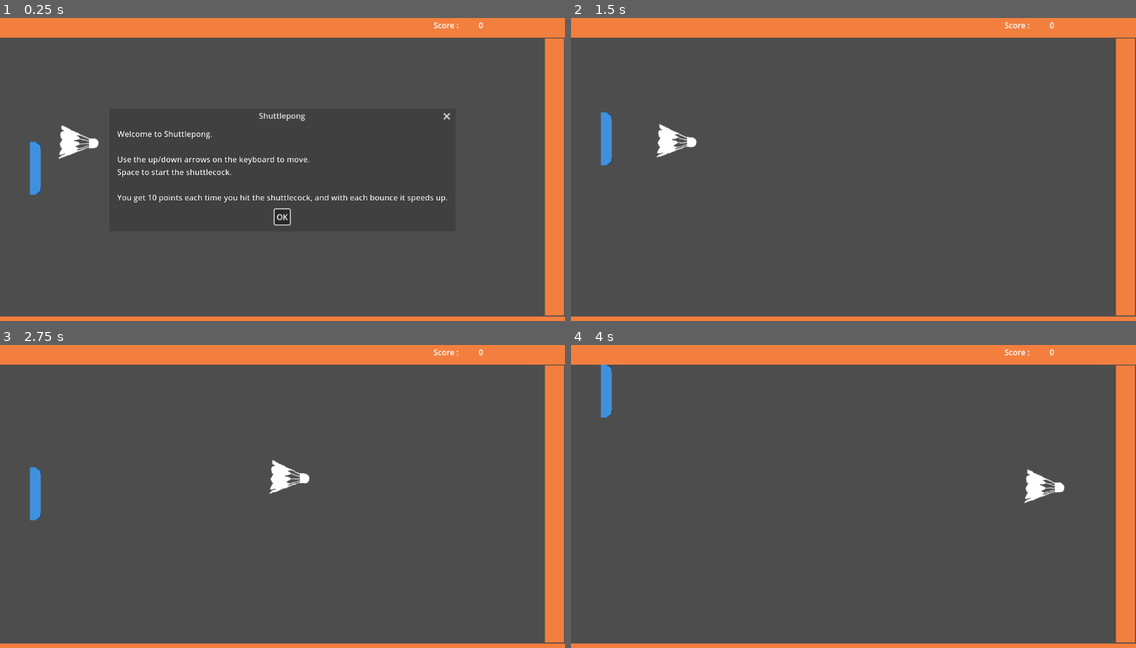
Above: before the commit, frames 1-4 (two rows, left to right).
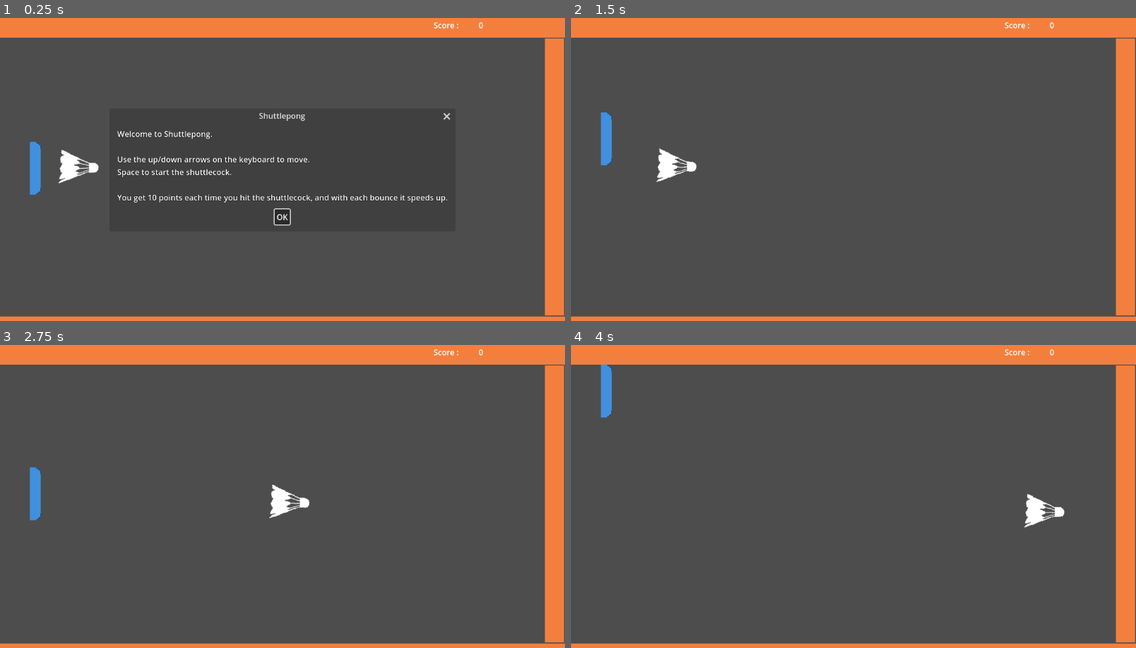
Above: after the commit, the same moments.

Repository: binghamkl/shuttlecock
Game: Godot game, scene res://shuttlecock.tscn
Same seed, same stepped clock (60 frames per second), same inputs: the game is played once before the commit and once after it.
Inputs:
- Up to frame 1 (0.25 s): no input
- Up to frame 2 (1.5 s): click "OK" at 0.5 s; tap Enter at 1.25 s; hold Up (up) from 1.28 s (still down); hold Space (start) from 1.28 s (still down)
- Up to frame 3 (2.75 s): release Up (up) at 2.03 s; release Space (start) at 2.03 s; hold Down (down) from 2.03 s (still down); tap Space (start) at 2.1 s
- Up to frame 4 (4 s): release Down (down) at 2.78 s; hold Space (start) 2.78-3.53 s; hold Up (up) from 2.78 s (still down); tap Space (start) at 3.6 s

The runs differ from the first frame. In frame 1, 0.7% of the frame differs, in the area x 10-18%, y 35-55%; in frame 2, 0.7%; in frame 3, 0.7%; in frame 4, 0.7%.

Commit message:
added script back into html item

Diff:
--- a/project/Shuttlecock.gd
+++ b/project/Shuttlecock.gd
@@ -7,8 +7,9 @@
 
 var tween : Tween
 @export var running : bool = false
-var speed : int = SPEED
+var speed : float = SPEED
 var acceleration : int = 20
+
 
 func _ready():
 	start()
@@ -24,11 +25,11 @@
 
 
 func SetPosition(pos : Vector2):
-	position = pos
+	position = pos + Vector2(0, 50)
 	rotation = velocity.angle()
 
 
-func _process(delta):
+func _process(_delta):
 	if Input.is_action_pressed("start"):
 		running = true
 
--- a/project/main.gd
+++ b/project/main.gd
@@ -11,12 +11,12 @@
 func _ready():
 	$"Directions and Score".popup()
 
-func _process(delta):
+func _process(_delta):
 	if !$Shuttlecock.running:
 		$Shuttlecock.SetPosition($PlayerBat.position + Vector2(100, 0))
 
 
-func _on_area_2d_body_entered(body):
+func _on_area_2d_body_entered(_body):
 	var lastScore = score
 	$"Directions and Score".popup()
 	$"Directions and Score/Directions".text = instruction_message.format({"score":lastScore})
--- a/project/project.godot
+++ b/project/project.godot
@@ -24,19 +24,16 @@
 up={
 "deadzone": 0.5,
 "events": [Object(InputEventKey,"resource_local_to_scene":false,"resource_name":"","device":-1,"window_id":0,"alt_press …(182 unchanged characters)…
-, null, Object(InputEventJoypadMotion,"resource_local_to_scene":false,"resource_name":"","device":-1,"axis":1,"axis_value":-1.0,"script":null)
-]
+, null]
 }
 down={
 "deadzone": 0.5,
 "events": [Object(InputEventKey,"resource_local_to_scene":false,"resource_name":"","device":-1,"window_id":0,"alt_press …(182 unchanged characters)…
-, Object(InputEventJoypadMotion,"resource_local_to_scene":false,"resource_name":"","device":-1,"axis":1,"axis_value":1.0,"script":null)
 ]
 }
 start={
 "deadzone": 0.5,
 "events": [Object(InputEventKey,"resource_local_to_scene":false,"resource_name":"","device":-1,"window_id":0,"alt_pressed":false,"shift_pressed":false,"ctrl_pressed":false,"meta_pressed":false,"pressed":false,"keycode":0,"physical_keycode":32,"key_label":0,"unicode":32,"echo":false,"script":null)
-, Object(InputEventJoypadButton,"resource_local_to_scene":false,"resource_name":"","device":-1,"button_index":0,"pressure":0.0,"pressed":true,"script":null)
 ]
 }
 
--- a/project/shuttlecock.tscn
+++ b/project/shuttlecock.tscn
@@ -1,17 +1,10 @@
-[gd_scene load_steps=14 format=3 uid="uid://ol3fy5wrdj7k"]
+[gd_scene load_steps=12 format=3 uid="uid://ol3fy5wrdj7k"]
 
 [ext_resource type="Texture2D" uid="uid://crpqg4fvwqnmc" path="res://Images/shuttlecock.png" id="1_ih47p"]
 [ext_resource type="Script" path="res://main.gd" id="1_pbe4o"]
 [ext_resource type="Script" path="res://Shuttlecock.gd" id="1_r2444"]
 [ext_resource type="Script" path="res://PlayerBat.gd" id="3_xxkw2"]
-[ext_resource type="Texture2D" uid="uid://kps2plawqfjm" path="res://Images/particle.png" id="4_biha6"]
 [ext_resource type="Texture2D" uid="uid://dmmlxc00rkr54" path="res://Images/playerbat.png" id="5_fw7bk"]
-
-[sub_resource type="ParticleProcessMaterial" id="ParticleProcessMaterial_717iy"]
-lifetime_randomness = 0.72
-particle_flag_disable_z = true
-inherit_velocity_ratio = 0.034
-gravity = Vector3(0, 0, 0)
 
 [sub_resource type="PhysicsMaterial" id="PhysicsMaterial_n77np"]
 rough = true
@@ -51,18 +44,6 @@
 [node name="ShuttlecockImage" type="Sprite2D" parent="Shuttlecock"]
 texture = ExtResource("1_ih47p")
 metadata/_edit_lock_ = true
-
-[node name="GPUParticles2D" type="GPUParticles2D" parent="Shuttlecock"]
-modulate = Color(1, 0.321569, 0.266667, 1)
-amount = 15
-process_material = SubResource("ParticleProcessMaterial_717iy")
-texture = ExtResource("4_biha6")
-explosiveness = 0.15
-randomness = 0.04
-collision_base_size = 0.0
-trail_enabled = true
-trail_lifetime = 1.71
-trail_sections = 11
 
 [node name="Camera2D" type="Camera2D" parent="."]
 
Not shown, changed: build/web/index.html
